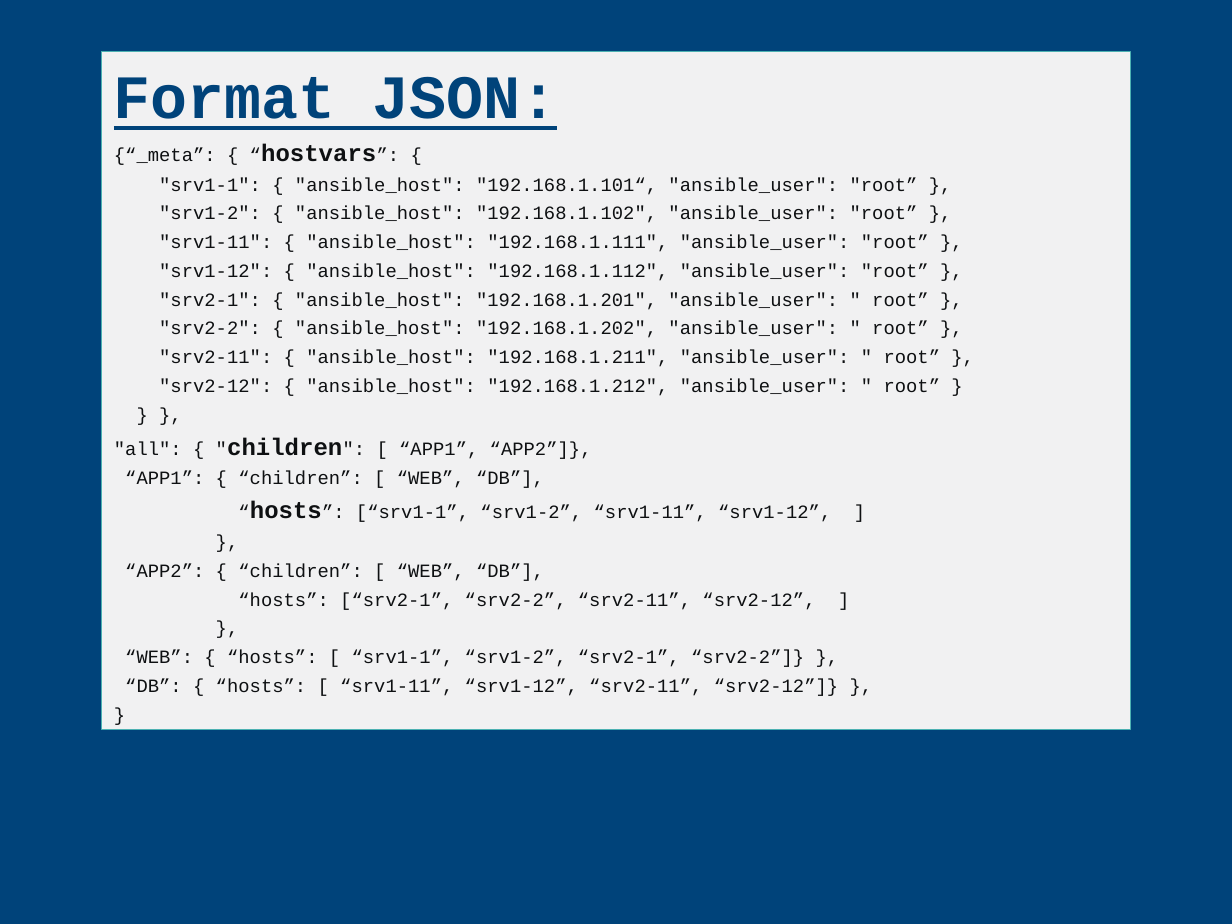
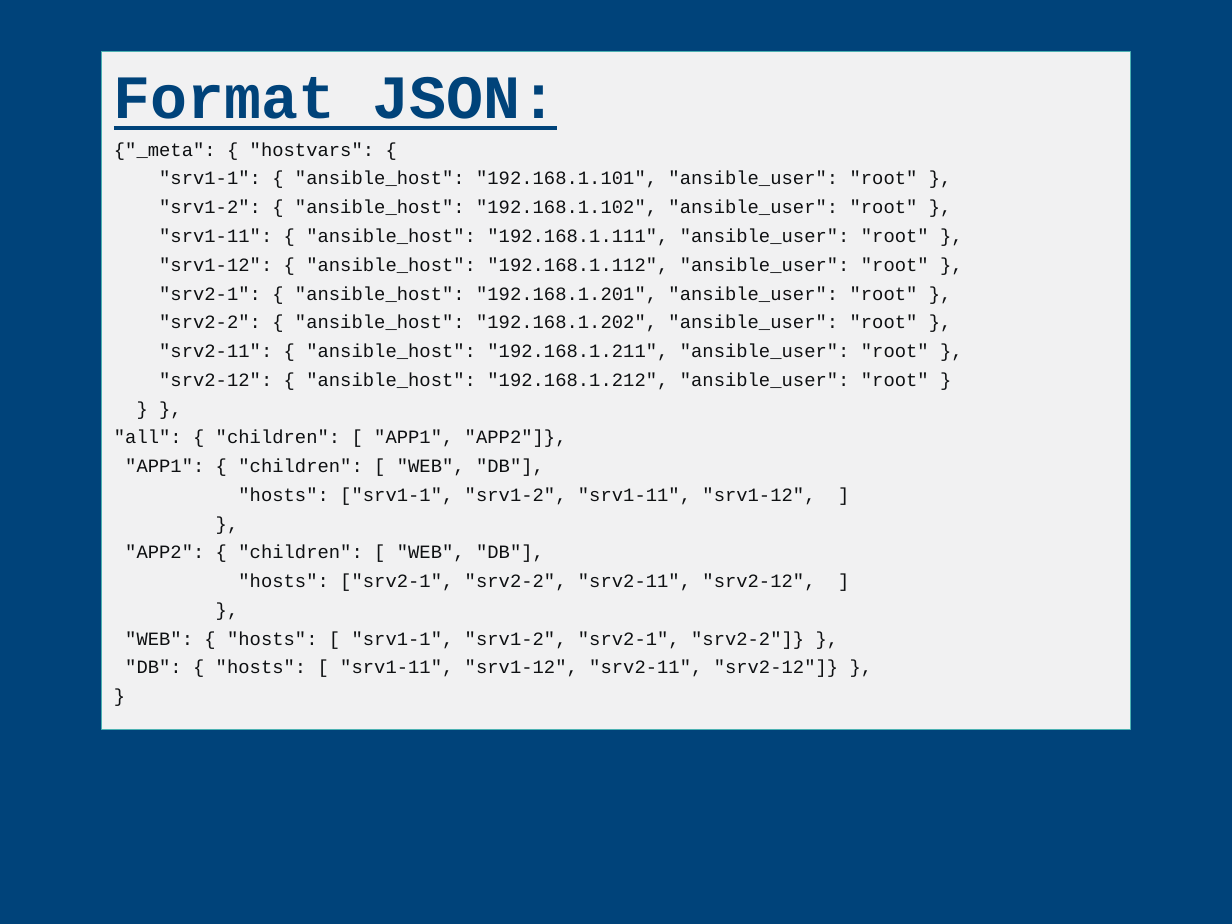
Before and after one commit to CCoupel/ansible-training, a slide deck: slide 26 of Ansible Training.pptx. Drawn at 1232x924 pixels with LibreOffice and Linux fonts; fonts in the diff are those of the drawing; background and template pictures are left out. Boxes give left, top, right and bottom in pixels: in the first picture for what was removed or moved away, otherwise in the second. Text is boxed around its words. In the diff, an @@ line names an element or a change of style, - is before the commit and + after.

```diff
--- a/Ansible Training.pptx
+++ b/Ansible Training.pptx
@@ text in freeform shape at bbox=[114, 143, 929, 390]: text changed @@
-{“_meta”: { “hostvars”: {
-"srv1-1": { "ansible_host": "192.168.1.101“, "ansible_user": "root” },
-"srv1-2": { "ansible_host": "192.168.1.102", "ansible_user": "root” },
-"srv1-11": { "ansible_host": "192.168.1.111", "ansible_user": "root” },
-"srv1-12": { "ansible_host": "192.168.1.112", "ansible_user": "root” },
-"srv2-1": { "ansible_host": "192.168.1.201", "ansible_user": " root” },
-"srv2-2": { "ansible_host": "192.168.1.202", "ansible_user": " root” },
-"srv2-11": { "ansible_host": "192.168.1.211", "ansible_user": " root” },
-"srv2-12": { "ansible_host": "192.168.1.212", "ansible_user": " root” }
+{"_meta": { "hostvars": {
+"srv1-1": { "ansible_host": "192.168.1.101", "ansible_user": "root" },
+"srv1-2": { "ansible_host": "192.168.1.102", "ansible_user": "root" },
+"srv1-11": { "ansible_host": "192.168.1.111", "ansible_user": "root" },
+"srv1-12": { "ansible_host": "192.168.1.112", "ansible_user": "root" },
+"srv2-1": { "ansible_host": "192.168.1.201", "ansible_user": "root" },
+"srv2-2": { "ansible_host": "192.168.1.202", "ansible_user": "root" },
+"srv2-11": { "ansible_host": "192.168.1.211", "ansible_user": "root" },
+"srv2-12": { "ansible_host": "192.168.1.212", "ansible_user": "root" }
@@ text in freeform shape at bbox=[114, 430, 815, 505]: text changed @@
-"all": { "children": [ “APP1”, “APP2”]},
-“APP1”: { “children”: [ “WEB”, “DB”],
-“hosts”: [“srv1-1”, “srv1-2”, “srv1-11”, “srv1-12”, ]
+"all": { "children": [ "APP1", "APP2"]},
+"APP1": { "children": [ "WEB", "DB"],
+"hosts": ["srv1-1", "srv1-2", "srv1-11", "srv1-12", ]
@@ text in freeform shape at bbox=[125, 545, 815, 591]: text changed @@
-“APP2”: { “children”: [ “WEB”, “DB”],
-“hosts”: [“srv2-1”, “srv2-2”, “srv2-11”, “srv2-12”, ]
+"APP2": { "children": [ "WEB", "DB"],
+"hosts": ["srv2-1", "srv2-2", "srv2-11", "srv2-12", ]
@@ text in freeform shape at bbox=[125, 632, 838, 677]: text changed @@
-“WEB”: { “hosts”: [ “srv1-1”, “srv1-2”, “srv2-1”, “srv2-2”]} },
-“DB”: { “hosts”: [ “srv1-11”, “srv1-12”, “srv2-11”, “srv2-12”]} },
+"WEB": { "hosts": [ "srv1-1", "srv1-2", "srv2-1", "srv2-2"]} },
+"DB": { "hosts": [ "srv1-11", "srv1-12", "srv2-11", "srv2-12"]} },
```
Also in this commit, not shown: 48 other slides changed.
